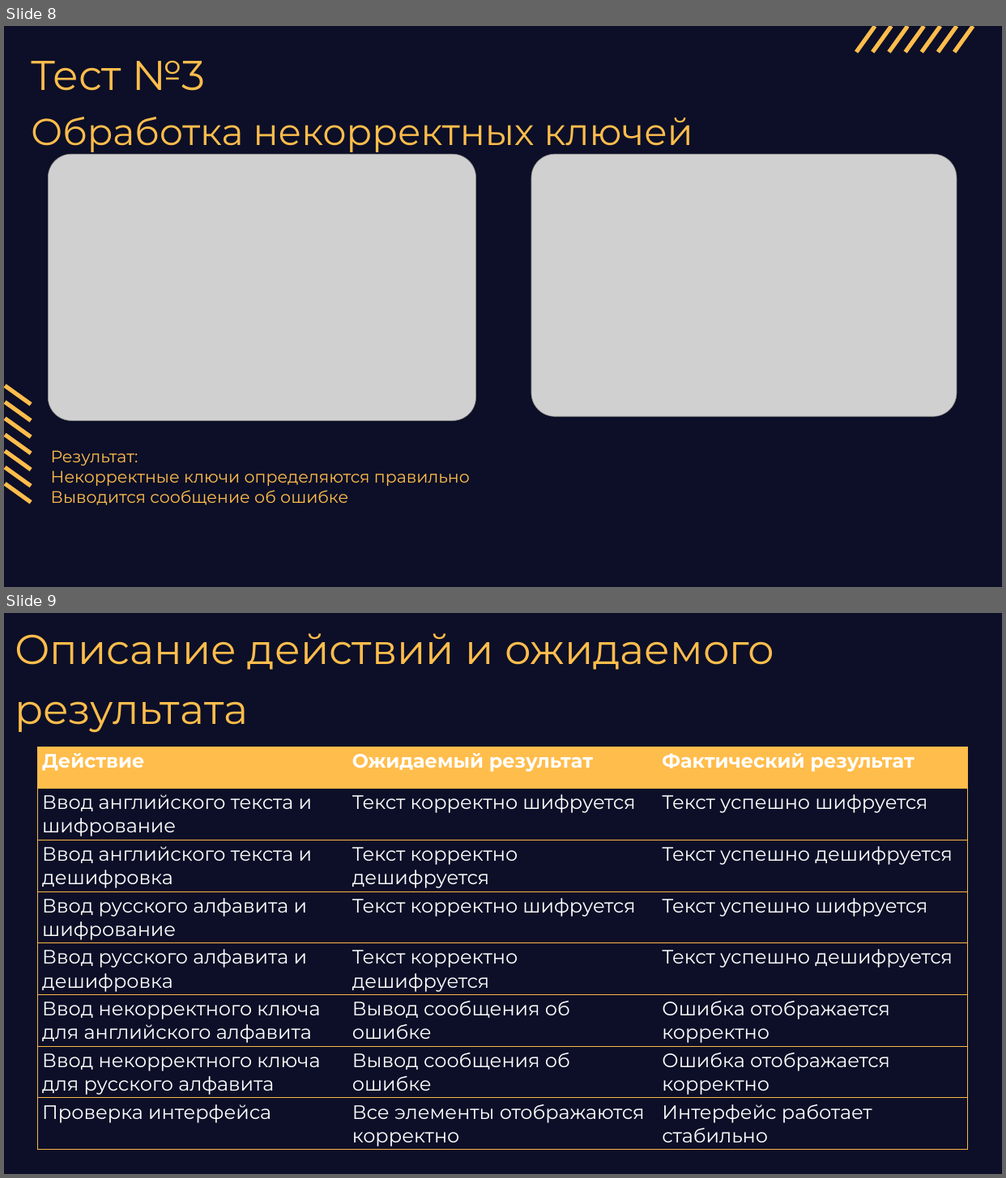
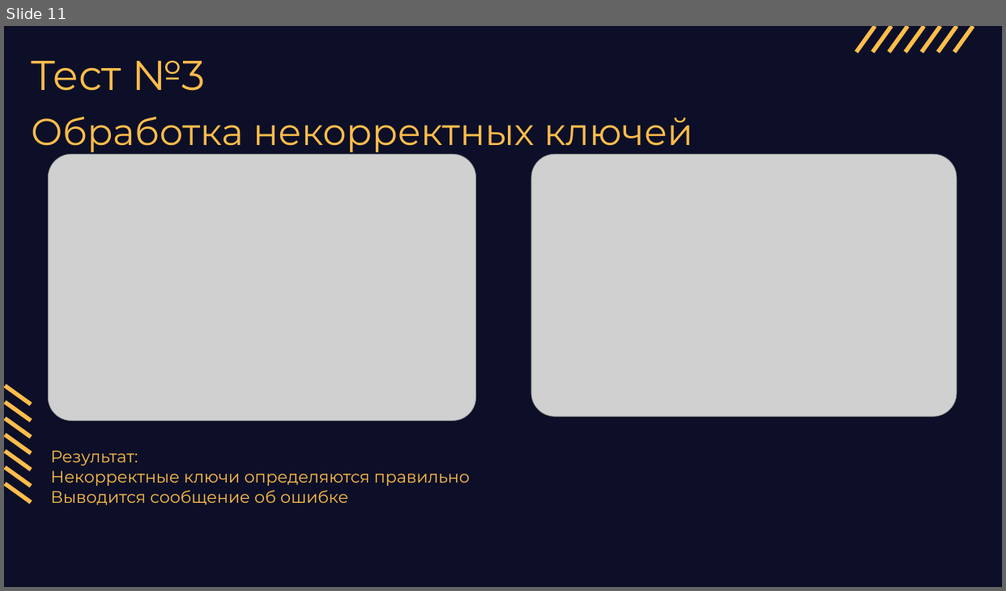
Before and after one commit to Samira13456/project1, a slide deck: pr11.pptx. Shown one above the other, each under a label of ours: slides 8 and 9 before the commit, slide 11 after it. The pictures are 1006x1178 and 1006x591 pixels, drawn with LibreOffice and Linux fonts; fonts in the diff are those of the drawing; grey boxes stand for pictures. Boxes give left, top, right and bottom in pixels: in the first picture for what was removed or moved away, otherwise in the second. Text is boxed around its words. In the diff, an @@ line names an element or a change of style, - is before the commit and + after.

```diff
--- a/pr11.pptx
+++ b/pr11.pptx
@@ slide 9 removed at (4, 613, 1002, 1174), background #0C0F27 @@
@@ text removed at (15, 633, 775, 733) @@
-Описание действий и ожидаемого результата
@@ table removed at (37, 747, 967, 1150), 8 rows, 3 columns @@
-Действие | Ожидаемый результат | Фактический результат
-Ввод английского текста и шифрование | Текст корректно шифруется | Текст успешно шифруется
-Ввод английского текста и дешифровка | Текст корректно дешифруется | Текст успешно дешифруется
-Ввод русского алфавита и шифрование | Текст корректно шифруется | Текст успешно шифруется
-Ввод русского алфавита и дешифровка | Текст корректно дешифруется | Текст успешно дешифруется
-Ввод некорректного ключа для английского алфавита | Вывод сообщения об ошибке | Ошибка отображается корректно
-Ввод некорректного ключа для русского алфавита | Вывод сообщения об ошибке | Ошибка отображается корректно
-Проверка интерфейса | Все элементы отображаются корректно | Интерфейс работает стабильно
@@ what was slide 8 is now slide 11 @@
```
Also in this commit, not shown: 4 slides changed, 5 slides added, 1 other slide removed.
